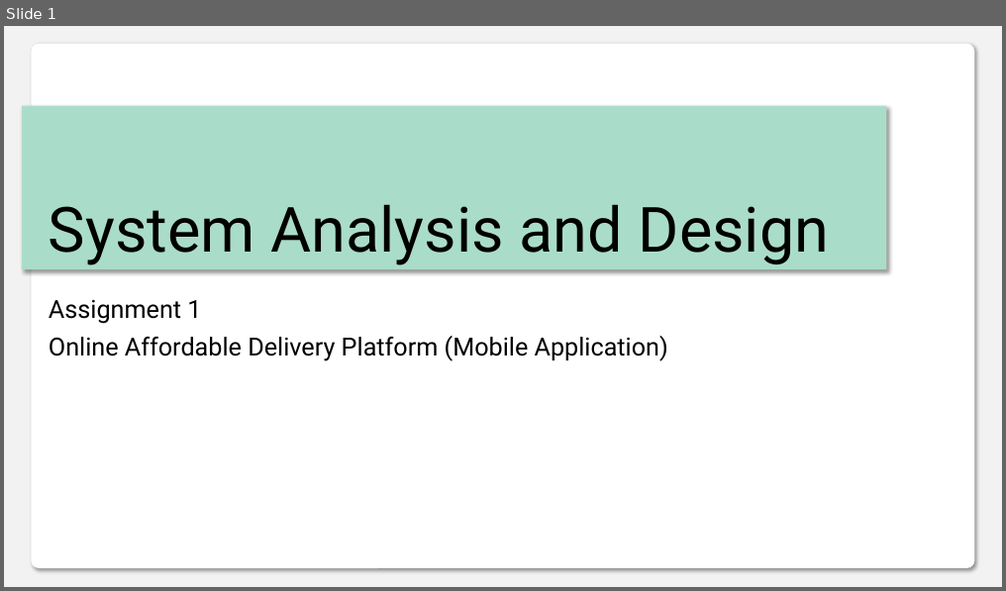
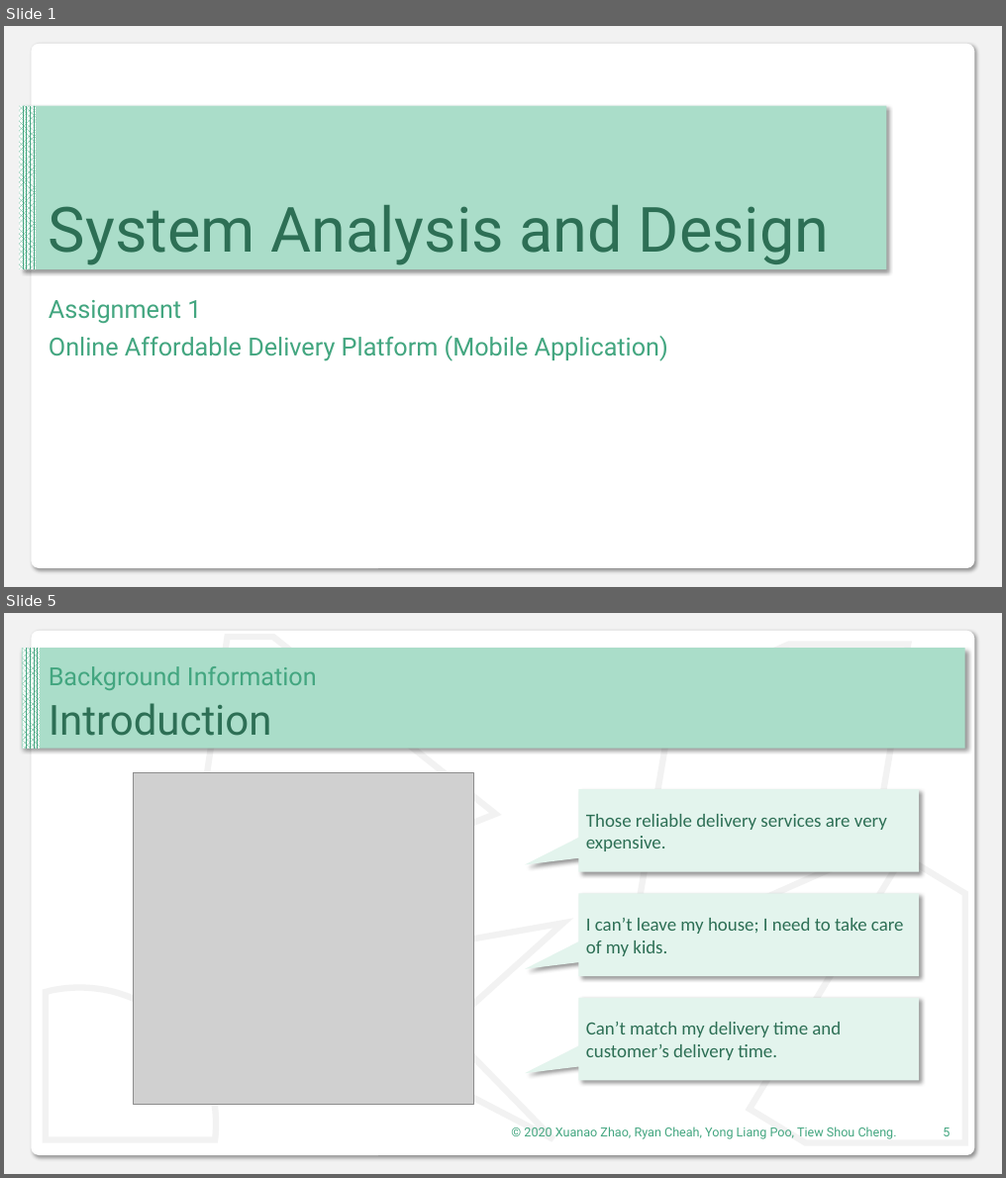
Before and after one commit to DIT202003G1/SAD-Assignment, a slide deck: Presentaion.pptx. Shown one above the other, each under a label of ours: slide 1 before the commit, slides 1 and 5 after it; the slides between them are not shown. The pictures are 1006x591 and 1006x1178 pixels, drawn with LibreOffice and Linux fonts; fonts in the diff are those of the drawing; grey boxes stand for pictures. Boxes give left, top, right and bottom in pixels: in the first picture for what was removed or moved away, otherwise in the second. Text is boxed around its words. In the diff, an @@ line names an element or a change of style, - is before the commit and + after.

Commit message:
done background info ppt

```diff
--- a/Presentaion.pptx
+++ b/Presentaion.pptx
@@ slide 5 added at bbox=[4, 613, 1002, 1174], background #F2F2F2; not listed: 1 template element that a slide beside it also shows @@
@@ rectangle added at bbox=[22, 649, 966, 749], fill #AADDC9 @@
@@ rectangle added at bbox=[23, 649, 40, 749], fill pattern #43A680 on #FFFFFF @@
@@ text added at bbox=[49, 666, 317, 690], 24 pt, text #43A680 @@
+Background Information
@@ text added at bbox=[49, 703, 272, 736], 40 pt, text #2D6F55 @@
+Introduction
@@ picture added at bbox=[134, 773, 473, 1105] @@
@@ speech box added at bbox=[579, 789, 919, 872], fill #E3F4ED, 18 pt, text #2D6F55 @@
+Those reliable delivery services are very expensive.
@@ group added at bbox=[46, 637, 965, 1144]: 5 freeform shapes @@
@@ speech box added at bbox=[579, 894, 919, 977], fill #E3F4ED, 18 pt, text #2D6F55 @@
+I can’t leave my house; I need to take care of my kids.
@@ speech box added at bbox=[579, 998, 919, 1081], fill #E3F4ED, 18 pt, text #2D6F55 @@
+Can’t match my delivery time and customer’s delivery time.
@@ text added at bbox=[524, 1127, 897, 1140], 12 pt, text #43A680 @@
+© 2020 Xuanao Zhao, Ryan Cheah, Yong Liang Poo, Tiew Shou Cheng.
@@ page number added at bbox=[943, 1128, 949, 1137], 12 pt, text #43A680 @@
+5
@@ slide 1 changed as well @@
@@ rectangle added at bbox=[19, 106, 37, 271], fill pattern #43A680 on #FFFFFF @@
@@ title "System Analysis and Design" at bbox=[49, 205, 830, 266]: text colour #000000 to #2D6F55 @@
@@ subtitle "Assignment 1" at bbox=[49, 300, 668, 362]: text colour #000000 to #43A680 @@
```
Also in this commit, not shown: 2 other slides changed, 6 other slides added, 1 slide removed.
